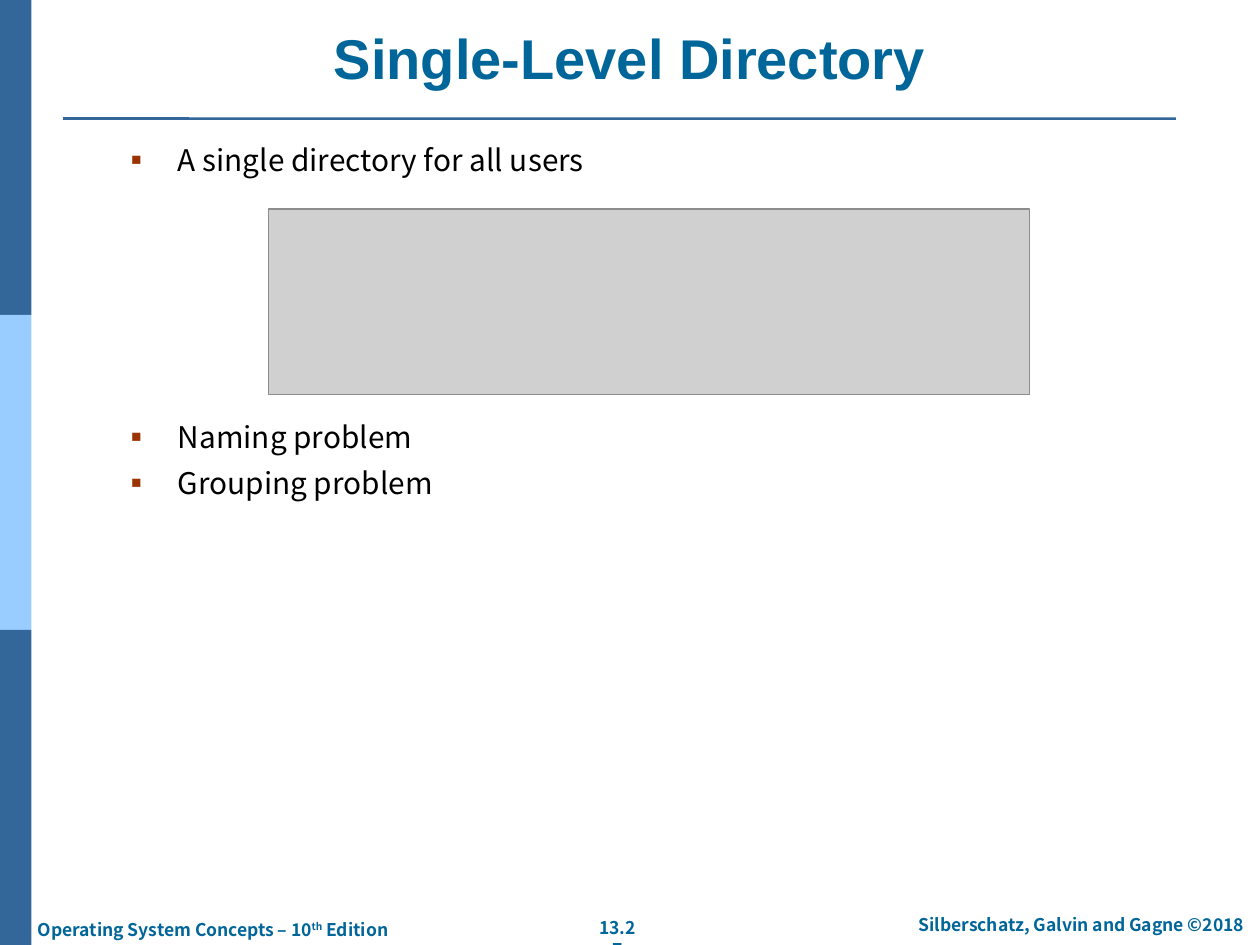
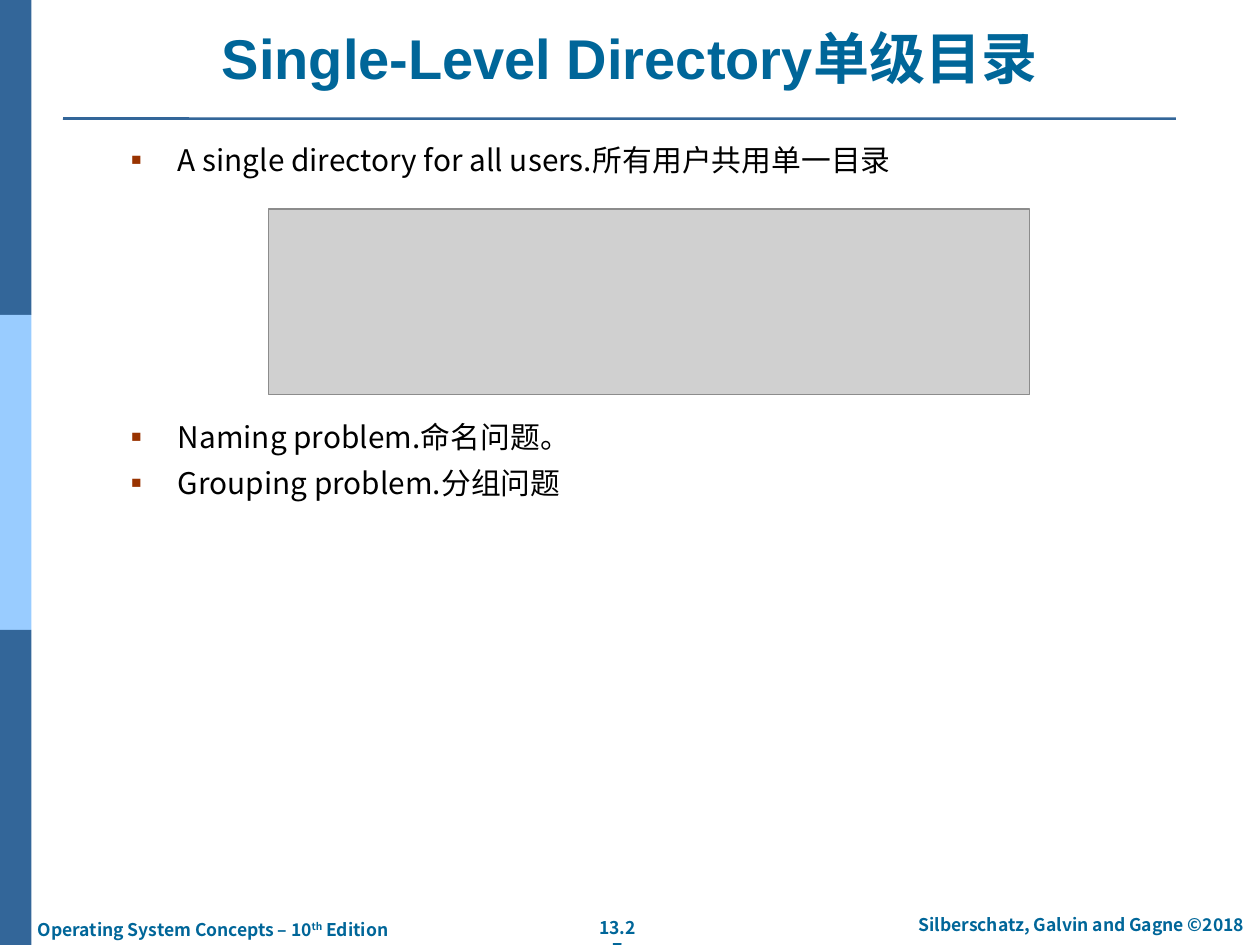
Before and after one commit to SpiritWolf2015/learn-operatingsystem, a slide deck: slide 27 of 操作系统概念/第10版/PPT/ch13-FileSystemInterface.pptx. Drawn at 1260x945 pixels with LibreOffice and Linux fonts; fonts in the diff are those of the drawing; grey boxes stand for pictures; background and template pictures are left out. Boxes give left, top, right and bottom in pixels: in the first picture for what was removed or moved away, otherwise in the second. Text is boxed around its words. In the diff, an @@ line names an element or a change of style, - is before the commit and + after.

```diff
--- a/操作系统概念/第10版/PPT/ch13-FileSystemInterface.pptx
+++ b/操作系统概念/第10版/PPT/ch13-FileSystemInterface.pptx
@@ title at box(222, 35, 1038, 90): text changed @@
-Single-Level Directory
+Single-Level Directory单级目录
@@ text at box(178, 146, 891, 502): text changed @@
-▪ A single directory for all users
-▪ Naming problem
-▪ Grouping problem
+▪ A single directory for all users.所有用户共用单一目录
+▪ Naming problem.命名问题。
+▪ Grouping problem.分组问题
```
Also in this commit, not shown: 27 other slides changed.
